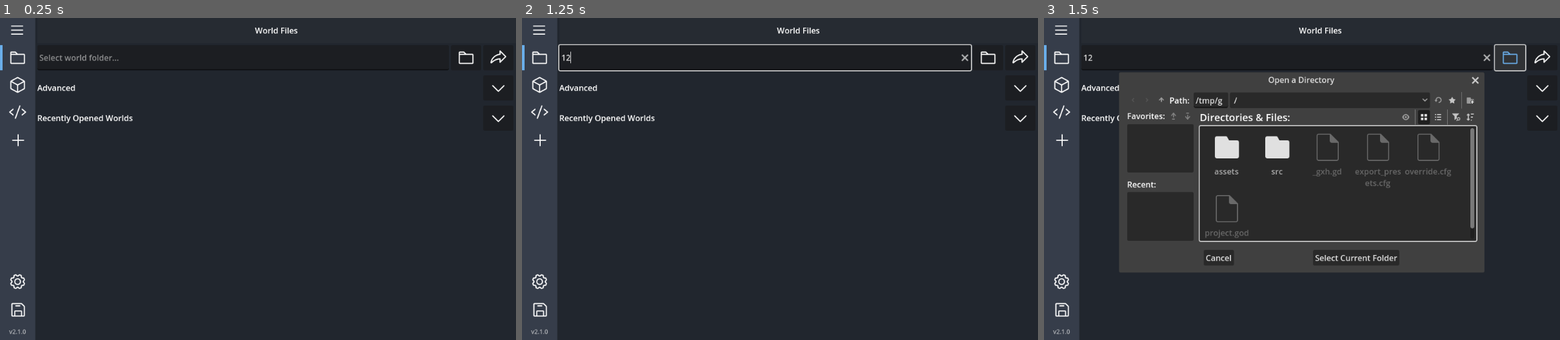
Above: before the commit, frames 1-3 (left to right).
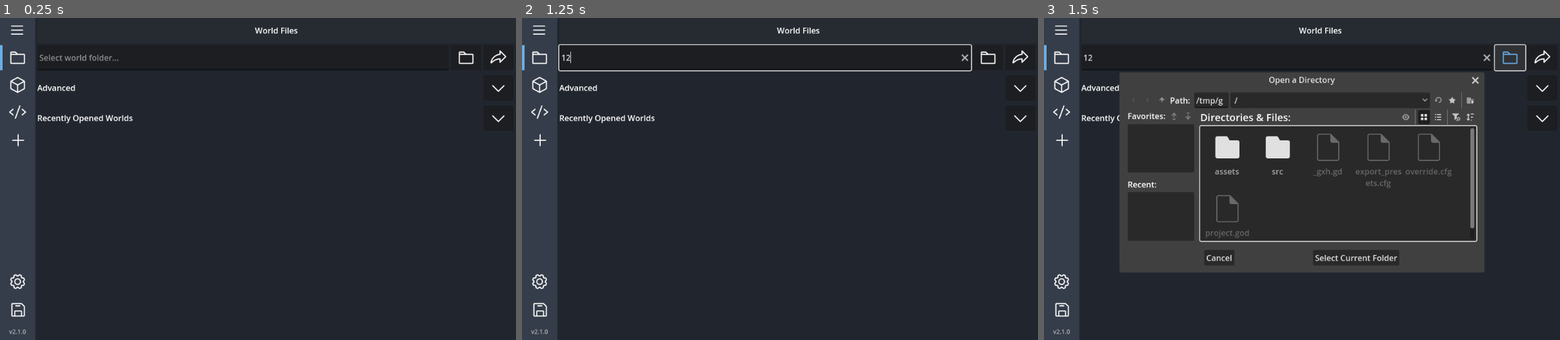
Above: after the commit, the same moments.

Repository: DragonTech26/BDSAddonManager
Game: Godot game, scene res://src/scenes/main.tscn
The game is run twice, just before and just after one commit, with the same random seed, the same clock (stepped at 60 frames per second) and the same inputs.
Inputs (mouse positions are in pixels of both pictures, inside the frame that each line leads up to):
- Up to frame 1 (0.25 s): no input
- Up to frame 2 (1.25 s): click (764, 56) at 0.52 s; type "12" at 0.6 s
- Up to frame 3 (1.5 s): click (1508, 56) at 1.25 s

Frames 1-2 are identical in both runs. In frame 3, 1.1% of the frame differs, in the area x 14-79%, y 18-76%.

Commit message:
Show UI alert if file creation fails

Diff:
--- a/src/scripts/world_validator.gd
+++ b/src/scripts/world_validator.gd
@@ -41,7 +41,7 @@
 			create_file.close()
 			return true
 		else:
-			print("Failed to create file at: ", path)
+			AlertManager.show_alert("Error: Unable to create world pack json file(s)", Color.CRIMSON)
 			return false
 
 	var file := FileAccess.open(path, FileAccess.READ)
